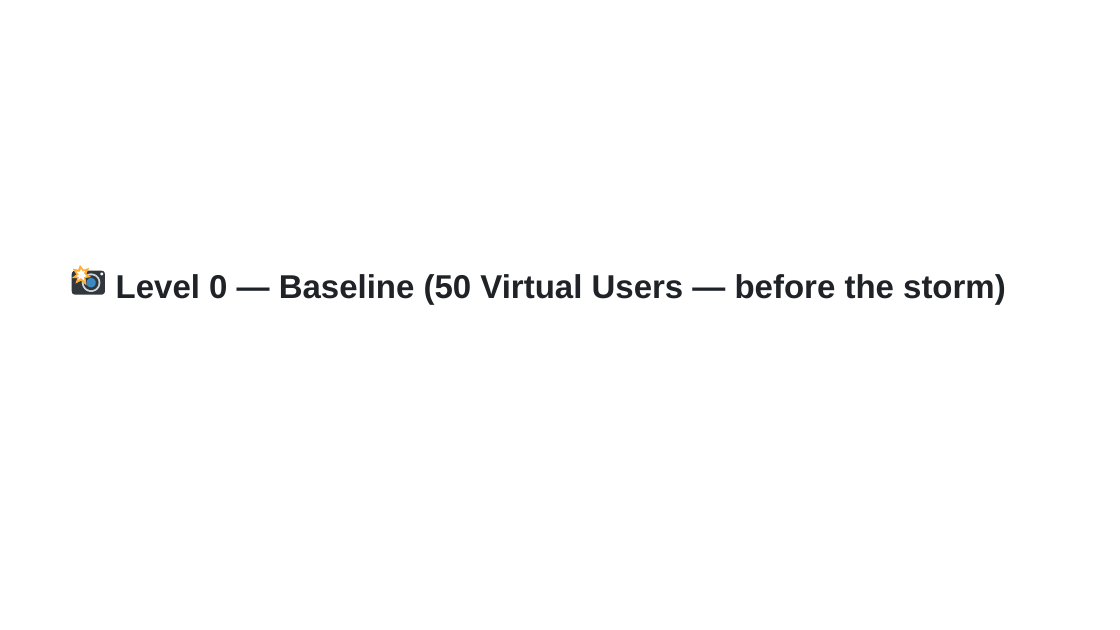
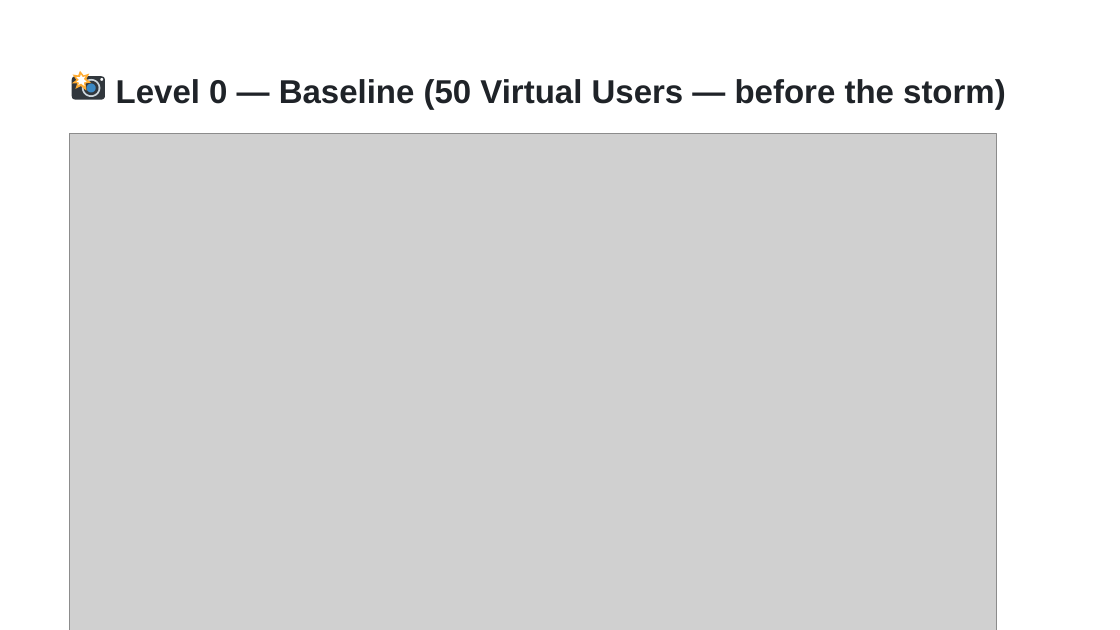
Before and after one commit to NedkoHristov/WordPress-Europe-2026, a slide deck: slide 12 of SLIDES-RICH-editable.pptx (slide 11 before the commit). Drawn at 1120x630 pixels with LibreOffice and Linux fonts; fonts in the diff are those of the drawing; grey boxes stand for pictures. Boxes give left, top, right and bottom in pixels: in the first picture for what was removed or moved away, otherwise in the second. Text is boxed around its words. In the diff, an @@ line names an element or a change of style, - is before the commit and + after.

```diff
--- a/SLIDES-RICH-editable.pptx
+++ b/SLIDES-RICH-editable.pptx
@@ 7 freeform shapes, 1 text: place and size @@
-7 freeform shapes, 1 text at [71,266,1006,304]
+7 freeform shapes, 1 text at [71,71,1006,110]
@@ picture added at [69,134,996,630] @@
```
Also in this commit, not shown: 14 other slides changed, 11 slides added, 10 slides removed, 37 other files.
